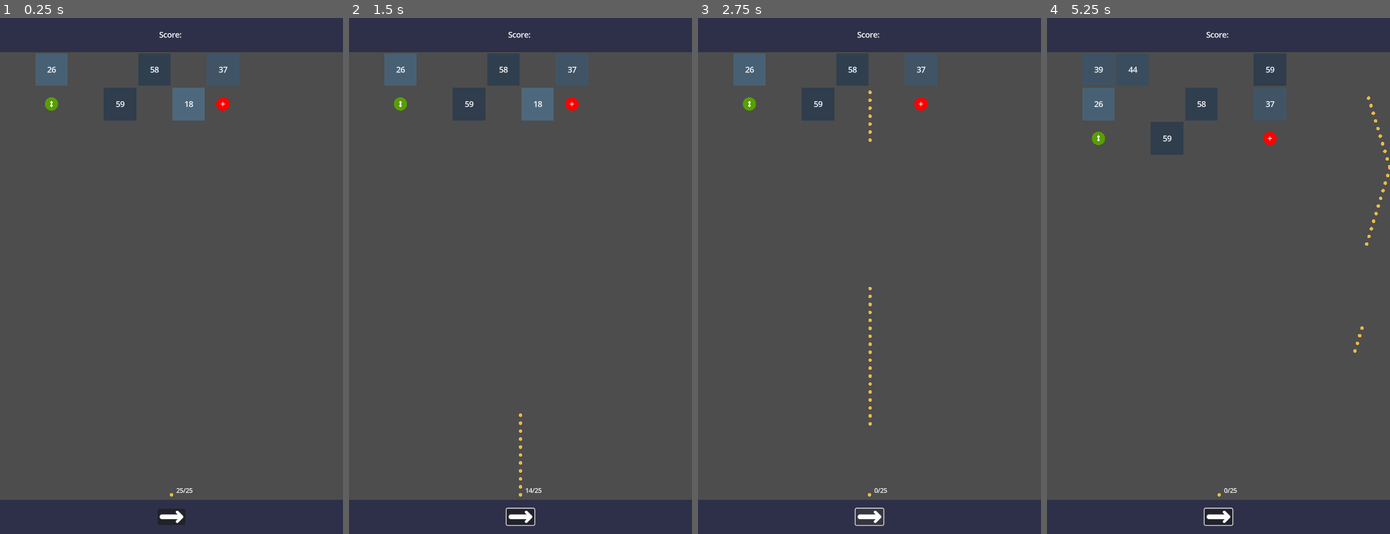
Above: before the commit, frames 1-4 (left to right).
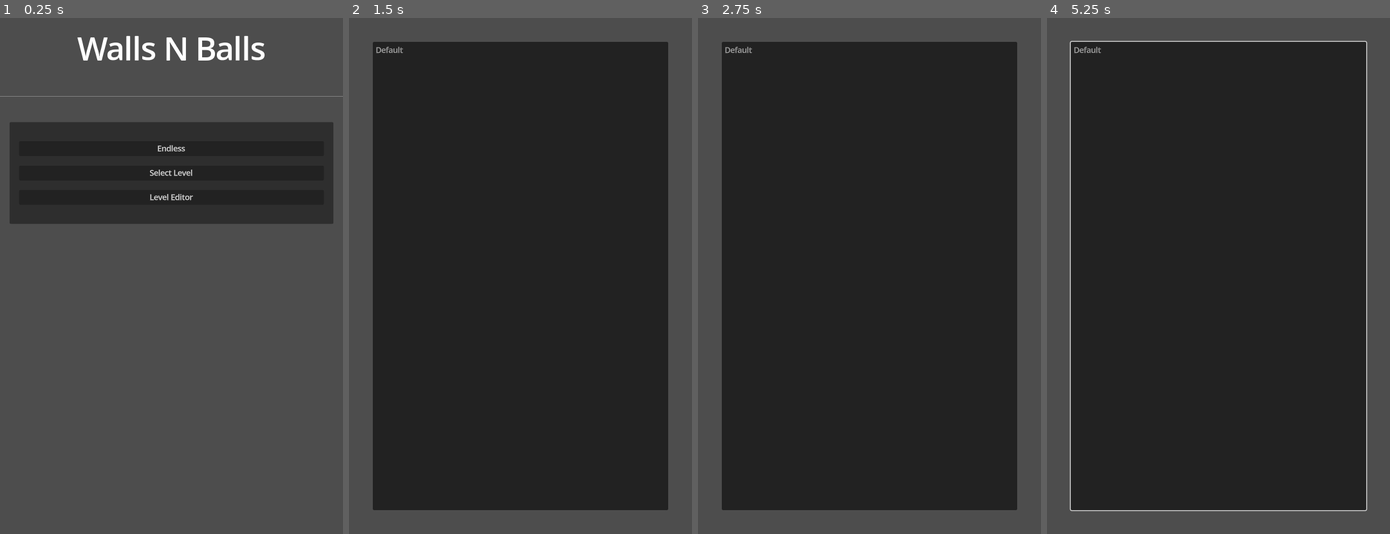
Above: after the commit, the same moments.

Repository: MichalHrbek/wallsnballs
Game: Godot game, scene res://scenes/ui/main_menu.tscn
The game is run twice, just before and just after one commit, with the same random seed, the same clock (stepped at 60 frames per second) and the same inputs. Before the commit the project starts from res://scenes/main.tscn.
Inputs (mouse positions are in pixels of both pictures, inside the frame that each line leads up to):
- Up to frame 1 (0.25 s): no input
- Up to frame 2 (1.5 s): click (520, 518) at 0.52 s; click (520, 172) at 1.25 s, where only the run after the commit has a clickable "Select Level"
- Up to frame 3 (2.75 s): click (869, 518) at 2.02 s
- Up to frame 4 (5.25 s): click (1218, 518) at 2.77 s; tap Enter at 3.5 s; move the mouse to (1293, 250) at 3.52 s; click (1293, 250) at 3.67 s; move the mouse to (1149, 301) at 4.27 s; click (1149, 301) at 4.42 s; move the mouse to (1252, 162) at 5.02 s; click (1252, 162) at 5.17 s

The runs differ from the first frame. In frame 1, 35% of the frame differs, in the area x 0-100%, y 0-100%; in frame 2, 88%; in frame 3, 88%; in frame 4, 89%.

Commit message:
Main menu, level select

Diff:
--- a/assets/level_default.tres
+++ b/assets/level_default.tres
@@ -41,8 +41,9 @@
 
 [resource]
 script = ExtResource("1_7ns6c")
-name = ""
+name = "Default"
 width = 10
 height = 4
 start = 2
+balls = 25
 walls = Array[ExtResource("2_f425s")]([SubResource("Resource_iyjtb"), SubResource("Resource_h4l8a"), SubResource("Resou …(460 unchanged characters)…
--- a/project.godot
+++ b/project.godot
@@ -11,9 +11,13 @@
 [application]
 
 config/name="wallsnballs"
-run/main_scene="res://scenes/main.tscn"
+run/main_scene="res://scenes/ui/main_menu.tscn"
 config/features=PackedStringArray("4.3", "GL Compatibility")
 config/icon="res://assets/icon.svg"
+
+[autoload]
+
+GlobalUiState="*res://scripts/ui/global_ui_state.gd"
 
 [display]
 
--- /dev/null
+++ b/scenes/game_endless.tscn
@@ -0,0 +1,14 @@
+[gd_scene load_steps=4 format=3 uid="uid://bg2hpjblc4id0"]
+
+[ext_resource type="PackedScene" uid="uid://cxstx0n0efcxm" path="res://scenes/game_template.tscn" id="1_yh818"]
+[ext_resource type="Script" path="res://scripts/level_endless.gd" id="2_iynej"]
+
+[sub_resource type="Curve" id="Curve_an7sq"]
+_data = [Vector2(0, 0), 0.0, 1.0, 0, 1, Vector2(1, 1), 1.0, 0.0, 1, 0]
+point_count = 2
+
+[node name="GameEndless" instance=ExtResource("1_yh818")]
+
+[node name="Level" parent="GameLayer/VBoxContainer/HBoxContainer/GameArea/Game" index="1"]
+script = ExtResource("2_iynej")
+difficulty = SubResource("Curve_an7sq")
--- /dev/null
+++ b/scenes/game_static.tscn
@@ -0,0 +1,10 @@
+[gd_scene load_steps=3 format=3 uid="uid://cvb4j476j224u"]
+
+[ext_resource type="PackedScene" uid="uid://cxstx0n0efcxm" path="res://scenes/game_template.tscn" id="1_g2is5"]
+[ext_resource type="Script" path="res://scripts/level_static.gd" id="2_mbfo3"]
+
+[node name="GameTemplate" instance=ExtResource("1_g2is5")]
+
+[node name="Level" parent="GameLayer/VBoxContainer/HBoxContainer/GameArea/Game" index="1"]
+script = ExtResource("2_mbfo3")
+level_res = null
--- /dev/null
+++ b/scenes/game_template.tscn
@@ -0,0 +1,79 @@
+[gd_scene load_steps=4 format=3 uid="uid://cxstx0n0efcxm"]
+
+[ext_resource type="Script" path="res://scripts/game_manager.gd" id="1_jnnx7"]
+[ext_resource type="PackedScene" uid="uid://udh5o1p8l33m" path="res://scenes/balls/ball_spawner.tscn" id="2_peftv"]
+[ext_resource type="PackedScene" uid="uid://csaksgm2iybd6" path="res://scenes/level.tscn" id="3_wb8a3"]
+
+[node name="GameTemplate" type="Node2D"]
+
+[node name="GameLayer" type="CanvasLayer" parent="."]
+
+[node name="VBoxContainer" type="VBoxContainer" parent="GameLayer"]
+anchors_preset = 15
+anchor_right = 1.0
+anchor_bottom = 1.0
+grow_horizontal = 2
+grow_vertical = 2
+size_flags_horizontal = 3
+theme_override_constants/separation = 0
+
+[node name="TopBar" type="Control" parent="GameLayer/VBoxContainer"]
+layout_mode = 2
+size_flags_vertical = 3
+
+[node name="Background" type="ColorRect" parent="GameLayer/VBoxContainer/TopBar"]
+layout_mode = 1
+anchors_preset = 15
+anchor_right = 1.0
+anchor_bottom = 1.0
+grow_horizontal = 2
+grow_vertical = 2
+size_flags_vertical = 3
+color = Color(0.180392, 0.188235, 0.286275, 1)
+
+[node name="HBoxContainer" type="HBoxContainer" parent="GameLayer/VBoxContainer"]
+layout_mode = 2
+theme_override_constants/separation = 0
+
+[node name="LeftBar" type="ColorRect" parent="GameLayer/VBoxContainer/HBoxContainer"]
+layout_mode = 2
+size_flags_horizontal = 3
+size_flags_vertical = 3
+color = Color(0.180392, 0.188235, 0.286275, 1)
+
+[node name="GameArea" type="Control" parent="GameLayer/VBoxContainer/HBoxContainer"]
+custom_minimum_size = Vector2(720, 936)
+layout_mode = 2
+size_flags_horizontal = 4
+size_flags_vertical = 4
+mouse_filter = 2
+
+[node name="Game" type="Node2D" parent="GameLayer/VBoxContainer/HBoxContainer/GameArea"]
+z_index = -1
+script = ExtResource("1_jnnx7")
+
+[node name="BallSpawner" parent="GameLayer/VBoxContainer/HBoxContainer/GameArea/Game" node_paths=PackedStringArray("level") instance=ExtResource("2_peftv")]
+level = NodePath("../Level")
+
+[node name="Level" parent="GameLayer/VBoxContainer/HBoxContainer/GameArea/Game" node_paths=PackedStringArray("ball_spawner") instance=ExtResource("3_wb8a3")]
+ball_spawner = NodePath("../BallSpawner")
+
+[node name="RightBar" type="ColorRect" parent="GameLayer/VBoxContainer/HBoxContainer"]
+layout_mode = 2
+size_flags_horizontal = 3
+size_flags_vertical = 3
+color = Color(0.180392, 0.188235, 0.286275, 1)
+
+[node name="BottomBar" type="Control" parent="GameLayer/VBoxContainer"]
+layout_mode = 2
+size_flags_vertical = 3
+
+[node name="Background" type="ColorRect" parent="GameLayer/VBoxContainer/BottomBar"]
+layout_mode = 1
+anchors_preset = 15
+anchor_right = 1.0
+anchor_bottom = 1.0
+grow_horizontal = 2
+grow_vertical = 2
+size_flags_vertical = 3
+color = Color(0.180392, 0.188235, 0.286275, 1)
--- /dev/null
+++ b/scenes/level.tscn
@@ -0,0 +1,38 @@
+[gd_scene load_steps=4 format=3 uid="uid://csaksgm2iybd6"]
+
+[ext_resource type="Script" path="res://scripts/level.gd" id="1_qg460"]
+[ext_resource type="PackedScene" uid="uid://c4a2uigga1pqs" path="res://scenes/walls/wall_barrier.tscn" id="2_xunu4"]
+
+[sub_resource type="RectangleShape2D" id="RectangleShape2D_mo8sl"]
+size = Vector2(720, 72)
+
+[node name="Level" type="Node2D" node_paths=PackedStringArray("ball_spawner")]
+script = ExtResource("1_qg460")
+ball_spawner = NodePath("")
+metadata/_edit_group_ = true
+
+[node name="Walls" type="Node2D" parent="."]
+
+[node name="Effects" type="Node2D" parent="."]
+
+[node name="RightBorder" parent="." instance=ExtResource("2_xunu4")]
+position = Vector2(720, 0)
+scale = Vector2(13, 13)
+
+[node name="TopBorder" parent="." instance=ExtResource("2_xunu4")]
+rotation = -1.5708
+scale = Vector2(10, 10)
+
+[node name="LeftBorder" parent="." instance=ExtResource("2_xunu4")]
+scale = Vector2(13, 13)
+
+[node name="BottomBorder" parent="." instance=ExtResource("2_xunu4")]
+position = Vector2(0, 936)
+rotation = -1.5708
+scale = Vector2(10, 10)
+
+[node name="LoseTrigger" type="Area2D" parent="."]
+position = Vector2(360, 936)
+
+[node name="CollisionShape2D" type="CollisionShape2D" parent="LoseTrigger"]
+shape = SubResource("RectangleShape2D_mo8sl")
--- a/scenes/main.tscn
+++ /dev/null
@@ -1,142 +0,0 @@
-[gd_scene load_steps=8 format=3 uid="uid://cxstx0n0efcxm"]
-
-[ext_resource type="Script" path="res://scenes/game_manager.gd" id="1_kp5uu"]
-[ext_resource type="Script" path="res://scripts/level_endless.gd" id="3_hnika"]
-[ext_resource type="PackedScene" uid="uid://udh5o1p8l33m" path="res://scenes/balls/ball_spawner.tscn" id="4_125qf"]
-[ext_resource type="PackedScene" uid="uid://c4a2uigga1pqs" path="res://scenes/walls/wall_barrier.tscn" id="5_t88ek"]
-[ext_resource type="Texture2D" uid="uid://c4c3skttdldgf" path="res://assets/arrow_right.svg" id="8_ff444"]
-
-[sub_resource type="Curve" id="Curve_cd51k"]
-_data = [Vector2(0, 0), 0.0, 0.0, 0, 0, Vector2(1, 1), 1.4, 0.0, 0, 0]
-point_count = 2
-
-[sub_resource type="RectangleShape2D" id="RectangleShape2D_mo8sl"]
-size = Vector2(720, 72)
-
-[node name="Node2D" type="Node2D"]
-
-[node name="GameLayer" type="CanvasLayer" parent="."]
-
-[node name="VBoxContainer" type="VBoxContainer" parent="GameLayer"]
-anchors_preset = 15
-anchor_right = 1.0
-anchor_bottom = 1.0
-grow_horizontal = 2
-grow_vertical = 2
-size_flags_horizontal = 3
-theme_override_constants/separation = 0
-
-[node name="TopBar" type="Control" parent="GameLayer/VBoxContainer"]
-layout_mode = 2
-size_flags_vertical = 3
-
-[node name="Background" type="ColorRect" parent="GameLayer/VBoxContainer/TopBar"]
-layout_mode = 1
-anchors_preset = 15
-anchor_right = 1.0
-anchor_bottom = 1.0
-grow_horizontal = 2
-grow_vertical = 2
-size_flags_vertical = 3
-color = Color(0.180392, 0.188235, 0.286275, 1)
-
-[node name="CenterContainer" type="CenterContainer" parent="GameLayer/VBoxContainer/TopBar"]
-layout_mode = 1
-anchors_preset = 15
-anchor_right = 1.0
-anchor_bottom = 1.0
-grow_horizontal = 2
-grow_vertical = 2
-
-[node name="Label" type="Label" parent="GameLayer/VBoxContainer/TopBar/CenterContainer"]
-layout_mode = 2
-text = "Score: "
-
-[node name="HBoxContainer" type="HBoxContainer" parent="GameLayer/VBoxContainer"]
-layout_mode = 2
-theme_override_constants/separation = 0
-
-[node name="LeftBar" type="ColorRect" parent="GameLayer/VBoxContainer/HBoxContainer"]
-layout_mode = 2
-size_flags_horizontal = 3
-size_flags_vertical = 3
-color = Color(0.180392, 0.188235, 0.286275, 1)
-
-[node name="GameArea" type="Control" parent="GameLayer/VBoxContainer/HBoxContainer"]
-custom_minimum_size = Vector2(720, 936)
-layout_mode = 2
-size_flags_horizontal = 4
-size_flags_vertical = 4
-mouse_filter = 2
-
-[node name="Game" type="Node2D" parent="GameLayer/VBoxContainer/HBoxContainer/GameArea"]
-z_index = -1
-script = ExtResource("1_kp5uu")
-
-[node name="BallSpawner" parent="GameLayer/VBoxContainer/HBoxContainer/GameArea/Game" node_paths=PackedStringArray("level") instance=ExtResource("4_125qf")]
-level = NodePath("../Level")
-n_balls = 25
-
-[node name="Level" type="Node2D" parent="GameLayer/VBoxContainer/HBoxContainer/GameArea/Game" node_paths=PackedStringArray("ball_spawner")]
-script = ExtResource("3_hnika")
-difficulty = SubResource("Curve_cd51k")
-ball_spawner = NodePath("../BallSpawner")
-metadata/_edit_group_ = true
-
-[node name="Walls" type="Node2D" parent="GameLayer/VBoxContainer/HBoxContainer/GameArea/Game/Level"]
-
-[node name="Effects" type="Node2D" parent="GameLayer/VBoxContainer/HBoxContainer/GameArea/Game/Level"]
-
-[node name="RightBorder" parent="GameLayer/VBoxContainer/HBoxContainer/GameArea/Game/Level" instance=ExtResource("5_t88ek")]
-position = Vector2(720, 0)
-scale = Vector2(13, 13)
-
-[node name="TopBorder" parent="GameLayer/VBoxContainer/HBoxContainer/GameArea/Game/Level" instance=ExtResource("5_t88ek")]
-rotation = -1.5708
-scale = Vector2(10, 10)
-
-[node name="LeftBorder" parent="GameLayer/VBoxContainer/HBoxContainer/GameArea/Game/Level" instance=ExtResource("5_t88ek")]
-scale = Vector2(13, 13)
-
-[node name="BottomBorder" parent="GameLayer/VBoxContainer/HBoxContainer/GameArea/Game/Level" instance=ExtResource("5_t88ek")]
-position = Vector2(0, 936)
-rotation = -1.5708
-scale = Vector2(10, 10)
-
-[node name="LoseTrigger" type="Area2D" parent="GameLayer/VBoxContainer/HBoxContainer/GameArea/Game/Level"]
-position = Vector2(360, 936)
-
-[node name="CollisionShape2D" type="CollisionShape2D" parent="GameLayer/VBoxContainer/HBoxContainer/GameArea/Game/Level/LoseTrigger"]
-shape = SubResource("RectangleShape2D_mo8sl")
-
-[node name="RightBar" type="ColorRect" parent="GameLayer/VBoxContainer/HBoxContainer"]
-layout_mode = 2
-size_flags_horizontal = 3
-size_flags_vertical = 3
-color = Color(0.180392, 0.188235, 0.286275, 1)
-
-[node name="BottomBar" type="Control" parent="GameLayer/VBoxContainer"]
-layout_mode = 2
-size_flags_vertical = 3
-
-[node name="Background" type="ColorRect" parent="GameLayer/VBoxContainer/BottomBar"]
-layout_mode = 1
-anchors_preset = 15
-anchor_right = 1.0
-anchor_bottom = 1.0
-grow_horizontal = 2
-grow_vertical = 2
-size_flags_vertical = 3
-color = Color(0.180392, 0.188235, 0.286275, 1)
-
-[node name="CenterContainer" type="CenterContainer" parent="GameLayer/VBoxContainer/BottomBar"]
-layout_mode = 1
-anchors_preset = 15
-anchor_right = 1.0
-anchor_bottom = 1.0
-grow_horizontal = 2
-grow_vertical = 2
-
-[node name="Button" type="Button" parent="GameLayer/VBoxContainer/BottomBar/CenterContainer"]
-layout_mode = 2
-icon = ExtResource("8_ff444")
--- /dev/null
+++ b/scenes/ui/level_select.tscn
@@ -0,0 +1,37 @@
+[gd_scene load_steps=4 format=3 uid="uid://dh2oulc8yulwp"]
+
+[ext_resource type="Script" path="res://scripts/ui/level_select.gd" id="1_k0adc"]
+[ext_resource type="Script" path="res://scripts/resources/level_res.gd" id="2_fkiyx"]
+[ext_resource type="Resource" uid="uid://cncsfllhu5vqc" path="res://assets/level_default.tres" id="3_oiu3o"]
+
+[node name="LevelSelect" type="Control"]
+layout_mode = 3
+anchors_preset = 15
+anchor_right = 1.0
+anchor_bottom = 1.0
+grow_horizontal = 2
+grow_vertical = 2
+script = ExtResource("1_k0adc")
+levels = Array[ExtResource("2_fkiyx")]([ExtResource("3_oiu3o")])
+
+[node name="Menu" type="MarginContainer" parent="."]
+layout_mode = 1
+anchors_preset = 15
+anchor_right = 1.0
+anchor_bottom = 1.0
+grow_horizontal = 2
+grow_vertical = 2
+theme_override_constants/margin_left = 50
+theme_override_constants/margin_top = 50
+theme_override_constants/margin_right = 50
+theme_override_constants/margin_bottom = 50
+
+[node name="PanelContainer" type="PanelContainer" parent="Menu"]
+layout_mode = 2
+
+[node name="ItemList" type="ItemList" parent="Menu/PanelContainer"]
+unique_name_in_owner = true
+layout_mode = 2
+allow_search = false
+
+[connection signal="item_selected" from="Menu/PanelContainer/ItemList" to="." method="_on_item_list_item_selected"]
--- /dev/null
+++ b/scenes/ui/main_menu.tscn
@@ -0,0 +1,80 @@
+[gd_scene load_steps=5 format=3 uid="uid://do3tux3la5xub"]
+
+[ext_resource type="Script" path="res://scripts/ui/scene_changer.gd" id="1_g2bo3"]
+[ext_resource type="PackedScene" uid="uid://bg2hpjblc4id0" path="res://scenes/game_endless.tscn" id="2_t3ns2"]
+[ext_resource type="PackedScene" uid="uid://dh2oulc8yulwp" path="res://scenes/ui/level_select.tscn" id="3_xsi4h"]
+
+[sub_resource type="LabelSettings" id="LabelSettings_f7vd8"]
+font_size = 64
+
+[node name="MainMenu" type="Control"]
+layout_mode = 3
+anchors_preset = 15
+anchor_right = 1.0
+anchor_bottom = 1.0
+grow_horizontal = 2
+grow_vertical = 2
+
+[node name="VBoxContainer" type="VBoxContainer" parent="."]
+layout_mode = 1
+anchors_preset = 15
+anchor_right = 1.0
+anchor_bottom = 1.0
+grow_horizontal = 2
+grow_vertical = 2
+
+[node name="Header" type="MarginContainer" parent="VBoxContainer"]
+layout_mode = 2
+size_flags_vertical = 4
+theme_override_constants/margin_top = 20
+
+[node name="Label" type="Label" parent="VBoxContainer/Header"]
+layout_mode = 2
+size_flags_horizontal = 4
+text = "Walls N Balls"
+label_settings = SubResource("LabelSettings_f7vd8")
+
+[node name="HSeparator" type="HSeparator" parent="VBoxContainer"]
+layout_mode = 2
+theme_override_constants/separation = 100
+
+[node name="Menu" type="MarginContainer" parent="VBoxContainer"]
+layout_mode = 2
+theme_override_constants/margin_left = 20
+theme_override_constants/margin_right = 20
+
+[node name="PanelContainer" type="PanelContainer" parent="VBoxContainer/Menu"]
+layout_mode = 2
+
+[node name="MarginContainer" type="MarginContainer" parent="VBoxContainer/Menu/PanelContainer"]
+layout_mode = 2
+theme_override_constants/margin_left = 20
+theme_override_constants/margin_top = 40
+theme_override_constants/margin_right = 20
+theme_override_constants/margin_bottom = 40
+
+[node name="VBoxContainer" type="VBoxContainer" parent="VBoxContainer/Menu/PanelContainer/MarginContainer"]
+layout_mode = 2
+theme_override_constants/separation = 20
+
+[node name="ButtonEndless" type="Button" parent="VBoxContainer/Menu/PanelContainer/MarginContainer/VBoxContainer"]
+layout_mode = 2
+text = "Endless"
+script = ExtResource("1_g2bo3")
+scene = ExtResource("2_t3ns2")
+
+[node name="ButtonLevelSelect" type="Button" parent="VBoxContainer/Menu/PanelContainer/MarginContainer/VBoxContainer"]
+layout_mode = 2
+text = "Select Level"
+script = ExtResource("1_g2bo3")
+scene = ExtResource("3_xsi4h")
+
+[node name="ButtonLevelEditor" type="Button" parent="VBoxContainer/Menu/PanelContainer/MarginContainer/VBoxContainer"]
+layout_mode = 2
+text = "Level Editor"
+script = ExtResource("1_g2bo3")
+scene = ExtResource("2_t3ns2")
+
+[connection signal="pressed" from="VBoxContainer/Menu/PanelContainer/MarginContainer/VBoxContainer/ButtonEndless" to="VBoxContainer/Menu/PanelContainer/MarginContainer/VBoxContainer/ButtonEndless" method="_change_scene"]
+[connection signal="pressed" from="VBoxContainer/Menu/PanelContainer/MarginContainer/VBoxContainer/ButtonLevelSelect" to="VBoxContainer/Menu/PanelContainer/MarginContainer/VBoxContainer/ButtonLevelSelect" method="_change_scene"]
+[connection signal="pressed" from="VBoxContainer/Menu/PanelContainer/MarginContainer/VBoxContainer/ButtonLevelEditor" to="VBoxContainer/Menu/PanelContainer/MarginContainer/VBoxContainer/ButtonLevelEditor" method="_change_scene"]
--- a/scripts/balls/ball_spawner.gd
+++ b/scripts/balls/ball_spawner.gd
@@ -7,7 +7,7 @@
 @onready var label = %Label
 @onready var label_anchor = $LabelAnchor
 @export var level: Level
-@export var n_balls: int = 1
+@export var n_balls: int = 25
 @onready var balls_left: int = n_balls
 var balls_returned: int = 0
 var balls_fired: int = 0
@@ -42,10 +42,12 @@
 	var dir = (get_global_mouse_position() - start_ball.global_position).normalized()
 	if dir != Vector2.ZERO:
 		var r1 = _ray(start_ball.global_position, dir)
-		var r2 = _ray(r1.position, dir.bounce(r1.normal), [r1.collider.get_rid()])
-		line.points[0] = to_local(start_ball.global_position)
-		line.points[1] = to_local(r1.position)
-		line.points[2] = to_local(r2.position)
+		if r1:
+			var r2 = _ray(r1.position, dir.bounce(r1.normal), [r1.collider.get_rid()])
+			if r2:
+				line.points[0] = to_local(start_ball.global_position)
+				line.points[1] = to_local(r1.position)
+				line.points[2] = to_local(r2.position)
 
 
 func _unhandled_input(event):
@@ -53,10 +55,10 @@
 		if not _started_shooting:
 			_update_aim_hint()
 	if event is InputEventMouseButton:
-		if (event.button_index == MOUSE_BUTTON_RIGHT and not event.pressed):
+		if (event.button_index == MOUSE_BUTTON_RIGHT and event.pressed):
 			recall()
 		if not _started_shooting:
-			if (event.button_index == MOUSE_BUTTON_LEFT and not event.pressed):
+			if (event.button_index == MOUSE_BUTTON_LEFT and event.pressed):
 				_direction = (event.global_position - start_ball.global_position).normalized()
 				_started_shooting = true
 				line.visible = false
@@ -69,6 +71,7 @@
 		balls_returned += 1
 		if balls_left == 0 and balls_returned == balls_fired:
 			reset()
+			level.next_round()
 		_update_label()
 
 func recall():
@@ -76,6 +79,7 @@
 		if is_instance_valid(i):
 			i.destroy()
 	reset()
+	level.next_round()
 
 func reset():
 	_deployed = []
@@ -86,7 +90,6 @@
 	_update_aim_hint()
 	line.visible = true
 	_update_label()
-	level.next_round()
 
 func _ready():
 	start_ball.position = Vector2(level.screen_size.x/2, level.screen_size.y-10)
--- a/scripts/level.gd
+++ b/scripts/level.gd
@@ -31,10 +31,11 @@
 const _slide_duration: float = 0.3
 
 @onready var walls_node = $Walls
-@onready var effects_node = $Effects
+@onready var effects_node = $Effects # TODO: Should effects_node move with the rest of the level?
 
 func _ready():
-	$BottomBorder.reflected.connect(ball_spawner.on_return_ball)
+	if ball_spawner:
+		$BottomBorder.reflected.connect(ball_spawner.on_return_ball)
 	# Spawning bricks
 	for i in _row:
 		_spawn_row(i)
--- a/scripts/level_endless.gd
+++ b/scripts/level_endless.gd
@@ -1,4 +1,4 @@
-class_name LevelStatic extends Level
+class_name LevelEndless extends Level
 
 @export var difficulty: Curve
 
--- a/scripts/level_static.gd
+++ b/scripts/level_static.gd
@@ -1,18 +1,20 @@
-class_name LevelEndless extends Level
+class_name LevelStatic extends Level
 
 @export var level_res: LevelRes
 
 func _ready():
+	if !level_res:
+		level_res = GlobalUiState.selected_level
+	ball_spawner.n_balls = level_res.balls
+	ball_spawner.reset()
 	width = level_res.width
 	_row = level_res.start
 	super()
 
 func _spawn_row(row_index:int):
-	var y = -row_index-1
 	if row_index >= level_res.height or row_index < 0:
 		return
 	for x in level_res.width:
 		var index = row_index*level_res.width+x
-		var wall_res = level_res.walls[index]
 		walls.append(null)
 		_spawn_wall(x,row_index,level_res.walls[index])
--- a/scripts/resources/level_res.gd
+++ b/scripts/resources/level_res.gd
@@ -4,6 +4,7 @@
 @export var width: int = 10
 @export var height: int
 @export var start: int = 0 # How many rows will be visible when the game starts
+@export var balls: int = 25
 @export var walls: Array[WallRes]
 # 12 13 14 15 16 17
 #  6  7  8  9 10 11
--- /dev/null
+++ b/scripts/ui/global_ui_state.gd
@@ -0,0 +1,4 @@
+extends Node
+
+var previous_scene: PackedScene
+var selected_level: LevelRes
--- /dev/null
+++ b/scripts/ui/level_select.gd
@@ -0,0 +1,15 @@
+extends Control
+
+@export var levels: Array[LevelRes] = []
+
+@onready var _item_list: ItemList = %ItemList
+
+const _level_scene = preload("res://scenes/game_static.tscn")
+
+func _ready():
+	for i in levels:
+		_item_list.add_item(i.name)
+
+func _on_item_list_item_selected(index):
+	GlobalUiState.selected_level = levels[index]
+	get_tree().change_scene_to_packed(_level_scene)
--- /dev/null
+++ b/scripts/ui/scene_changer.gd
@@ -0,0 +1,6 @@
+extends Node
+
+@export var scene: PackedScene
+
+func _change_scene():
+	get_tree().change_scene_to_packed(scene)
Renamed: scenes/game_manager.gd -> scripts/game_manager.gd
